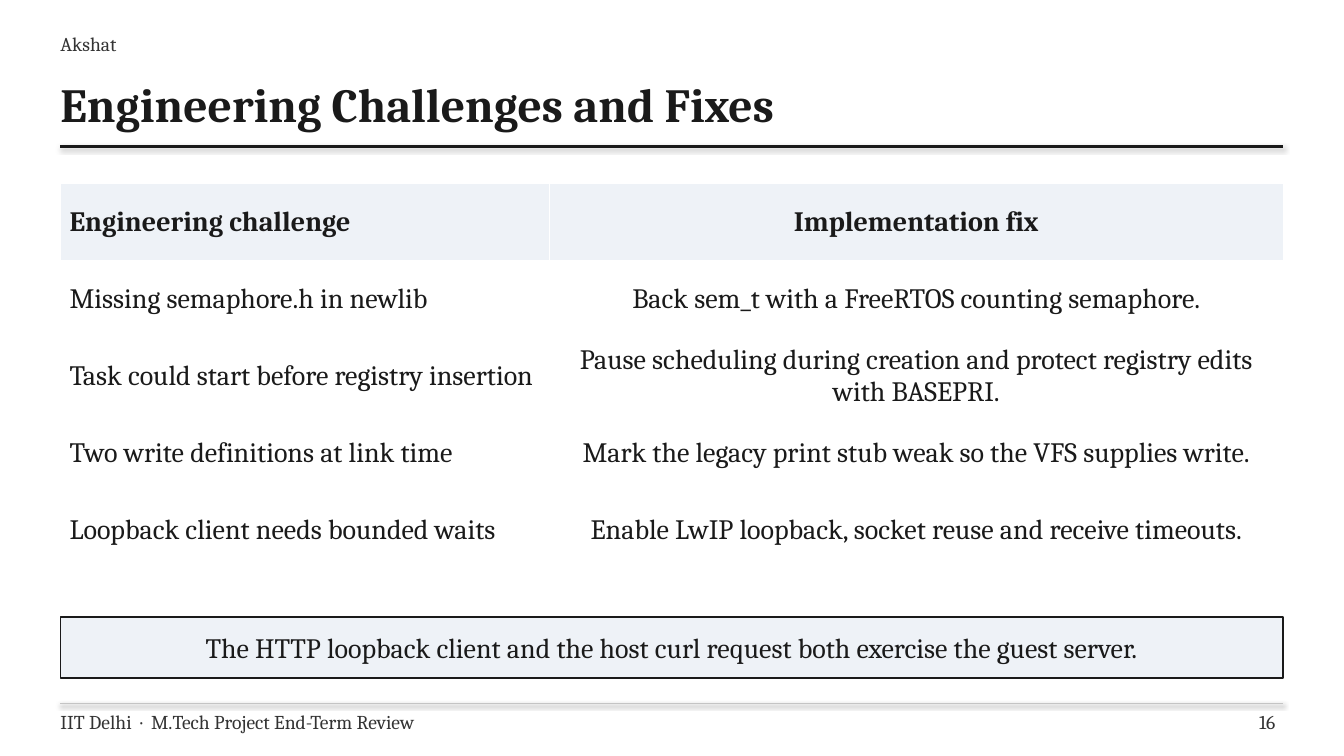
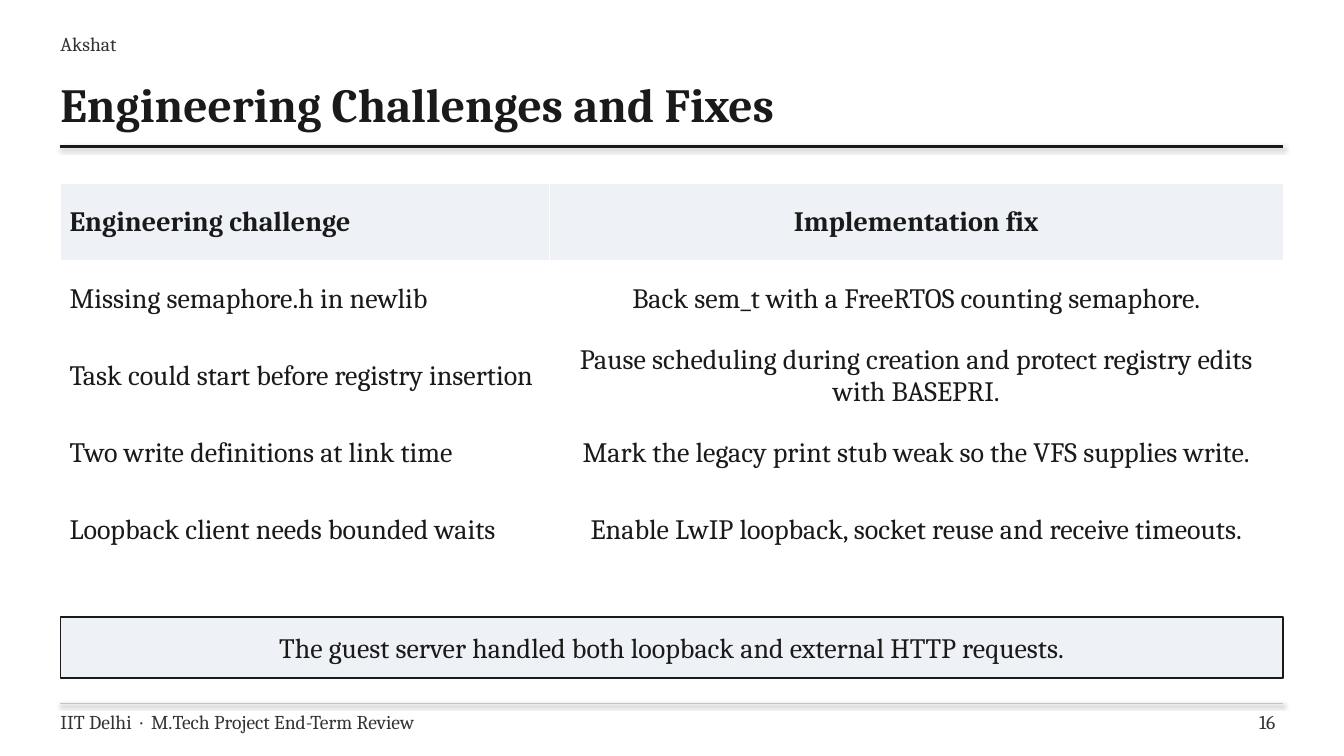
Before and after one commit to Akshat1508/STM32-Simulated-Linux, a slide deck: slide 16 of MTP/Combined_Final_Presentation.pptx. Drawn at 1344x756 pixels with LibreOffice and Linux fonts; fonts in the diff are those of the drawing. Boxes give left, top, right and bottom in pixels: in the first picture for what was removed or moved away, otherwise in the second. Text is boxed around its words. In the diff, an @@ line names an element or a change of style, - is before the commit and + after.

```diff
--- a/MTP/Combined_Final_Presentation.pptx
+++ b/MTP/Combined_Final_Presentation.pptx
@@ text in rectangle at [279,638,1064,664]: text changed @@
-The HTTP loopback client and the host curl request both exercise the guest server.
+The guest server handled both loopback and external HTTP requests.
```
Also in this commit, not shown: 10 other slides changed, 1 slide removed, 3 other files.
